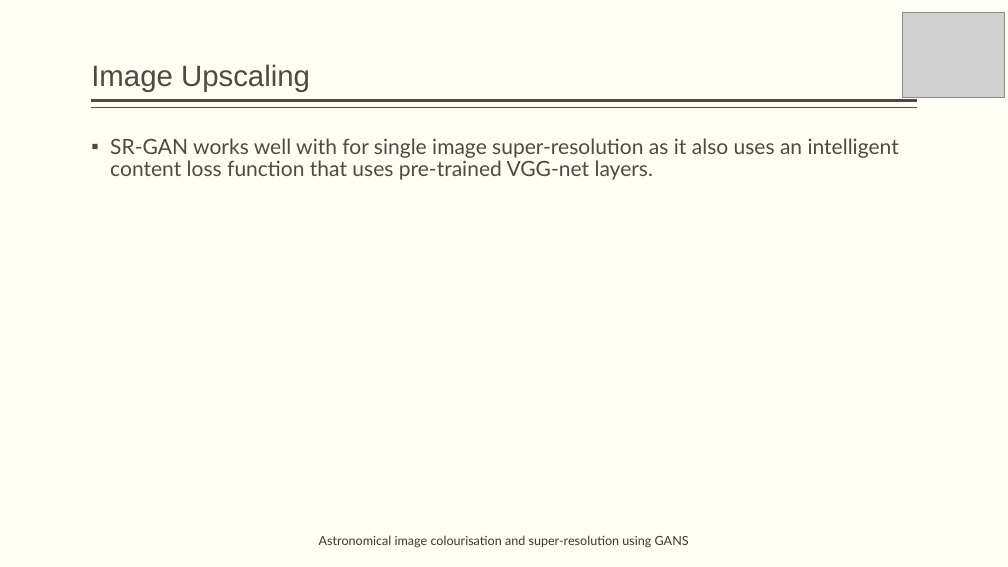
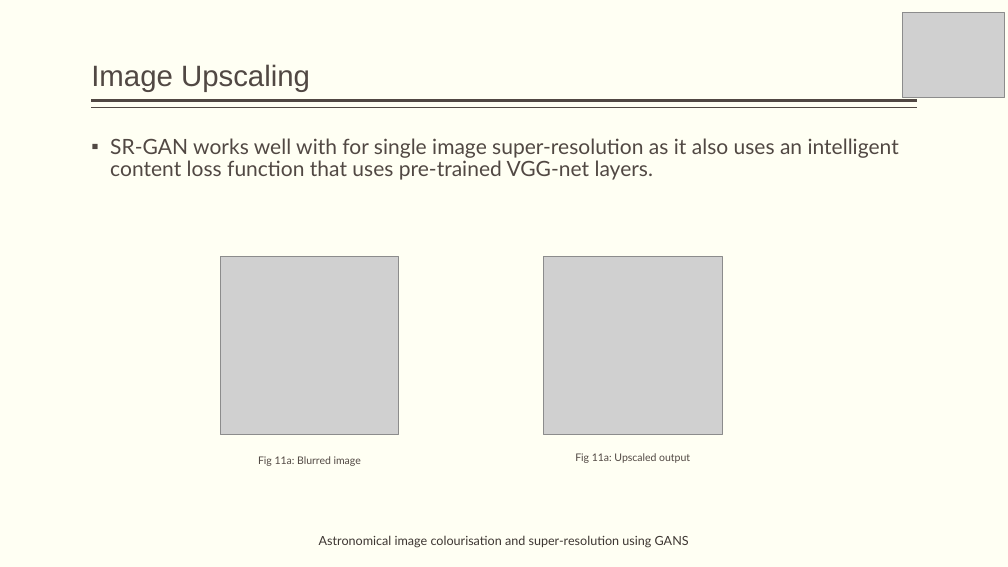
Before and after one commit to obi-wan-shinobi/Literature-Review, a slide deck: slide 22 of Presentation/Stage_1/stage_1_presentation.pptx. Drawn at 1008x567 pixels with LibreOffice and Linux fonts; fonts in the diff are those of the drawing; grey boxes stand for pictures. Boxes give left, top, right and bottom in pixels: in the first picture for what was removed or moved away, otherwise in the second. Text is boxed around its words. In the diff, an @@ line names an element or a change of style, - is before the commit and + after.

```diff
--- a/Presentation/Stage_1/stage_1_presentation.pptx
+++ b/Presentation/Stage_1/stage_1_presentation.pptx
@@ picture added at (220, 256, 399, 435) @@
@@ picture added at (544, 256, 722, 435) @@
@@ text added at (258, 456, 361, 466), 10 pt, text #514843 @@
+Fig 11a: Blurred image
@@ text added at (575, 453, 690, 463), 10 pt, text #514843 @@
+Fig 11a: Upscaled output
```
Also in this commit, not shown: 2 other slides changed, 3 other files.
